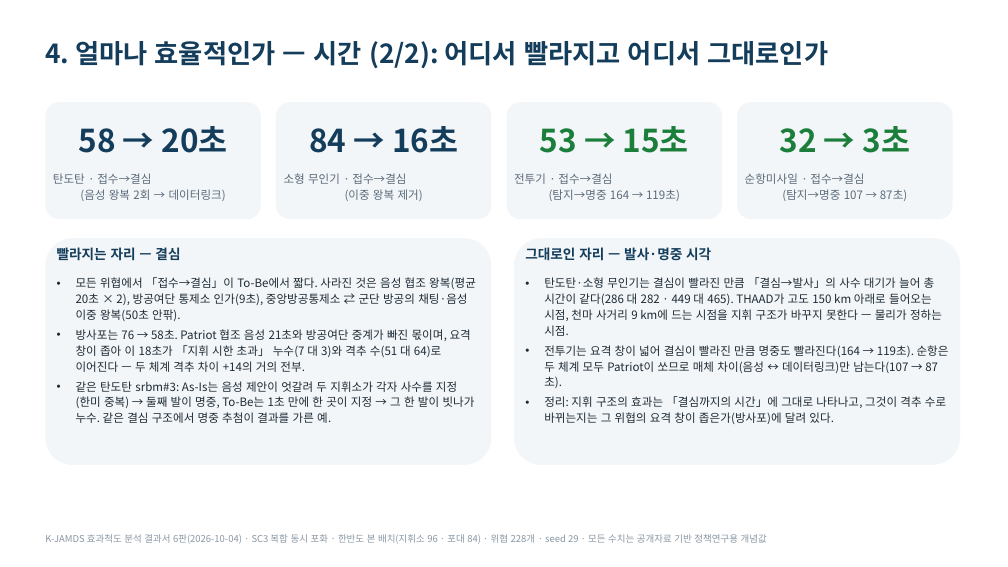
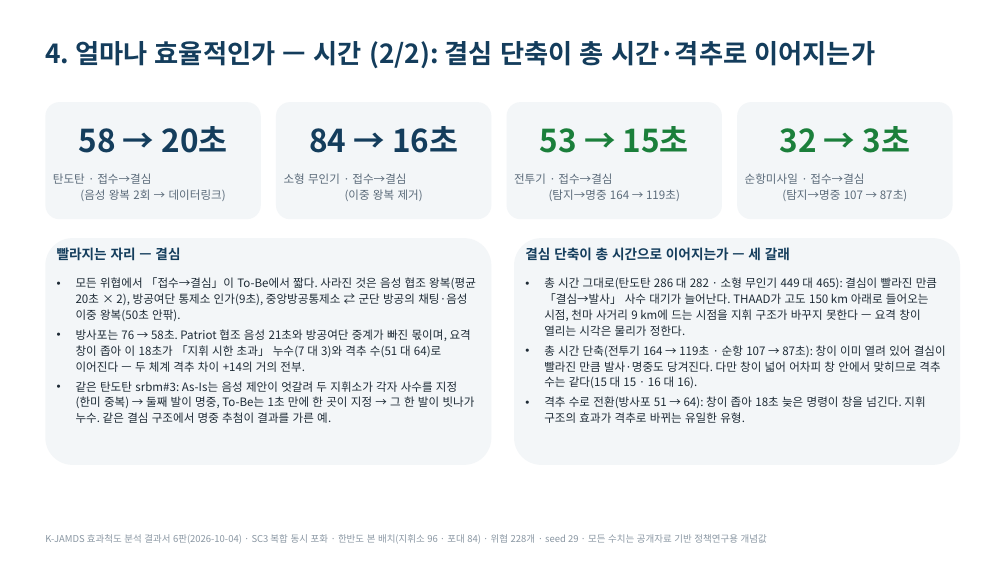
Before and after one commit to DaehyunY00/Air_Defense, a slide deck: slide 7 of K-JAMDS_효과척도_발표정리본.pptx. Drawn at 1008x567 pixels with LibreOffice and Linux fonts; fonts in the diff are those of the drawing. Boxes give left, top, right and bottom in pixels: in the first picture for what was removed or moved away, otherwise in the second. Text is boxed around its words. In the diff, an @@ line names an element or a change of style, - is before the commit and + after.

```diff
--- a/K-JAMDS_효과척도_발표정리본.pptx
+++ b/K-JAMDS_효과척도_발표정리본.pptx
@@ text at (45,41,876,68): text changed @@
-4. 얼마나 효율적인가 — 시간 (2/2): 어디서 빨라지고 어디서 그대로인가
+4. 얼마나 효율적인가 — 시간 (2/2): 결심 단축이 총 시간·격추로 이어지는가
@@ text at (525,247,790,261): text changed @@
-그대로인 자리 — 발사·명중 시각
+결심 단축이 총 시간으로 이어지는가 — 세 갈래
@@ text at (544,277,946,423): text changed @@
-• 탄도탄·소형 무인기는 결심이 빨라진 만큼 「결심→발사」의 사수 대기가 늘어 총 시간이 같다(286 대 282 · 449 대 465). THAAD가 고도 150 km 아래로 들어오는 시점, 천마 사거리 9 km에 드는 시점을 지휘 구조가 바꾸지 못한다 — 물리가 정하는 시점.
-• 전투기는 요격 창이 넓어 결심이 빨라진 만큼 명중도 빨라진다(164 → 119초). 순항은 두 체계 모두 Patriot이 쏘므로 매체 차이(음성 ↔ 데이터링크)만 남는다(107 → 87초).
-• 정리: 지휘 구조의 효과는 「결심까지의 시간」에 그대로 나타나고, 그것이 격추 수로 바뀌는지는 그 위협의 요격 창이 좁은가(방사포)에 달려 있다.
+• 총 시간 그대로(탄도탄 286 대 282 · 소형 무인기 449 대 465): 결심이 빨라진 만큼 「결심→발사」 사수 대기가 늘어난다. THAAD가 고도 150 km 아래로 들어오는 시점, 천마 사거리 9 km에 드는 시점을 지휘 구조가 바꾸지 못한다 — 요격 창이 열리는 시각은 물리가 정한다.
+• 총 시간 단축(전투기 164 → 119초 · 순항 107 → 87초): 창이 이미 열려 있어 결심이 빨라진 만큼 발사·명중도 당겨진다. 다만 창이 넓어 어차피 창 안에서 맞히므로 격추 수는 같다(15 대 15 · 16 대 16).
+• 격추 수로 전환(방사포 51 → 64): 창이 좁아 18초 늦은 명령이 창을 넘긴다. 지휘 구조의 효과가 격추로 바뀌는 유일한 유형.
```
Also in this commit, not shown: 2 other files.
